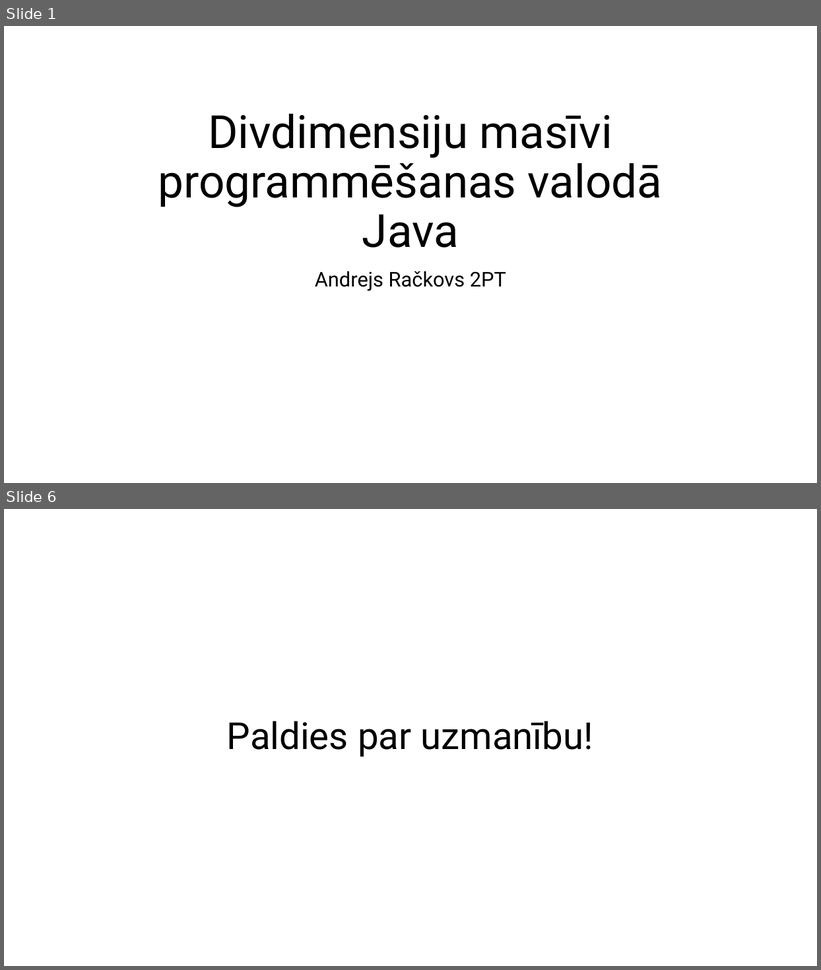
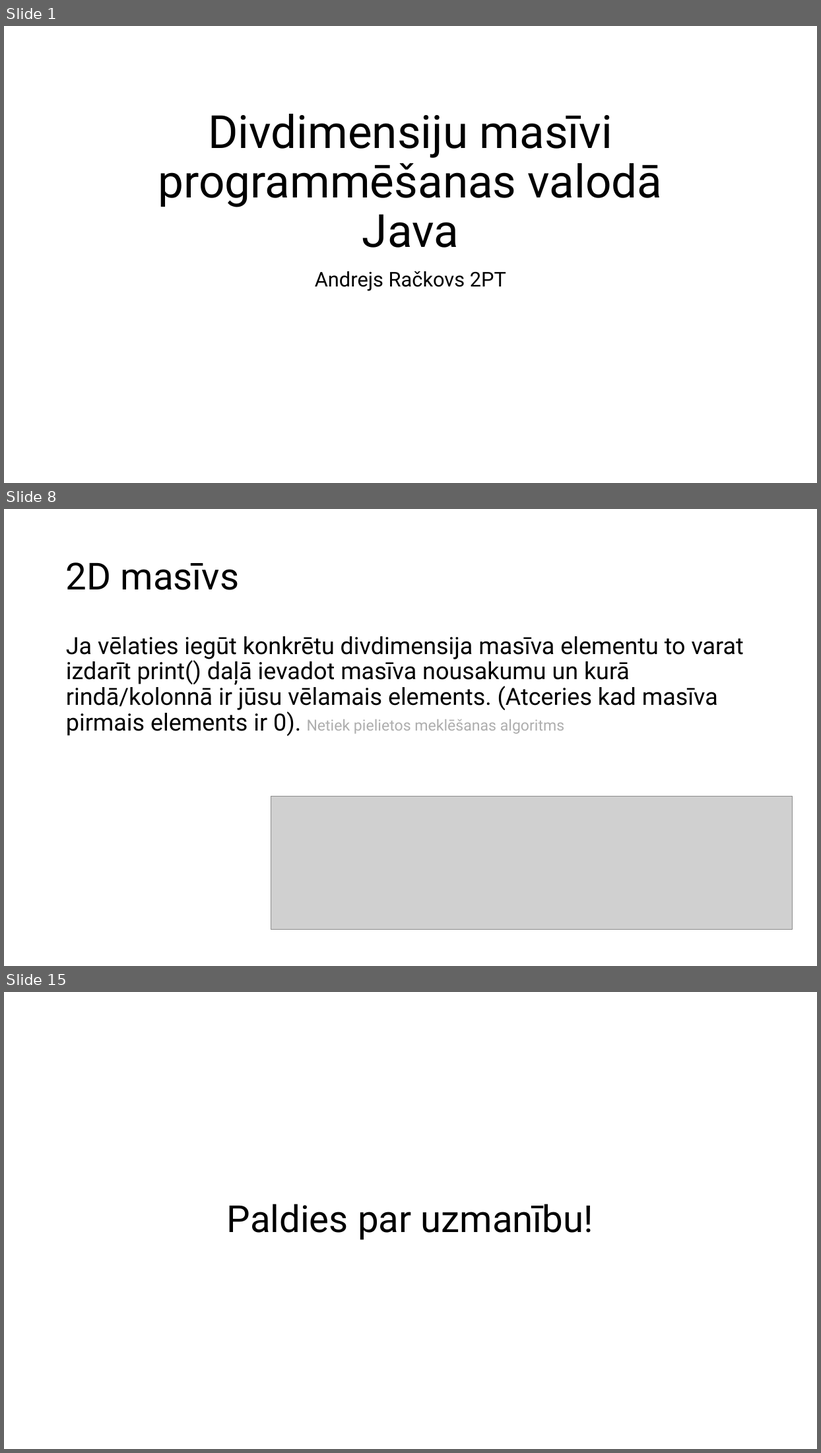
Before and after one commit to Andrejatsm/Eksamens, a slide deck: 2D Array.pptx. Shown one above the other, each under a label of ours: slides 1 and 6 before the commit, slides 1, 8 and 15 after it; the slides between them are not shown. The pictures are 821x970 and 821x1453 pixels, drawn with LibreOffice and Linux fonts; fonts in the diff are those of the drawing; grey boxes stand for pictures. Boxes give left, top, right and bottom in pixels: in the first picture for what was removed or moved away, otherwise in the second. Text is boxed around its words. In the diff, an @@ line names an element or a change of style, - is before the commit and + after.

```diff
--- a/2D Array.pptx
+++ b/2D Array.pptx
@@ slide 8 added at box(4, 509, 817, 966), background #FFFFFF @@
@@ title added at box(66, 562, 240, 590), 44 pt, text #000000 @@
+2D masīvs
@@ text added at box(66, 636, 744, 736), 28 pt, text #000000 @@
+Ja vēlaties iegūt konkrētu divdimensija masīva elementu to varat izdarīt print() daļā ievadot masīva nousakumu un kurā rindā/kolonnā ir jūsu vēlamais elements. (Atceries kad masīva pirmais elements ir 0).
@@ text added at box(307, 720, 564, 734), 18 pt, text #AEAEAE @@
+Netiek pielietos meklēšanas algoritms
@@ picture added at box(271, 796, 793, 930) @@
@@ what was slide 6 is now slide 15 @@
```
Also in this commit, not shown: 3 slides changed, 9 other slides added, 1 slide removed, 1 other file.
